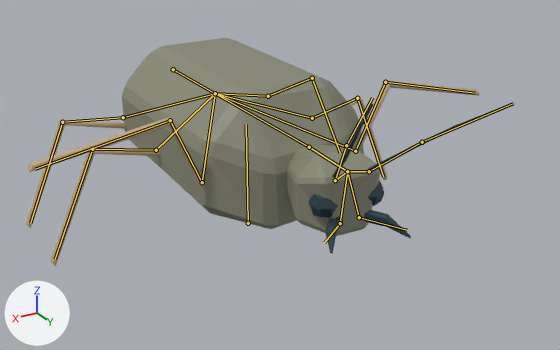
An edit to the Blender file assets/blender/bug3.blend, drawn before and after from the same camera.
One viewpoint serves both versions: a 50 mm lens placed at (0.983, 1.823, 1.043), pointed at (0.034, 0.241, 0.252). The axes (+X, +Y, +Z) are drawn at lower left. The lights are the same throughout. The first picture is the older version. Both versions are drawn at frame 12 of the action 'attack'; the numbers are the values there. The bones that bend it are drawn over the model as lines.

Names of what the first picture shows: 'madible1'.
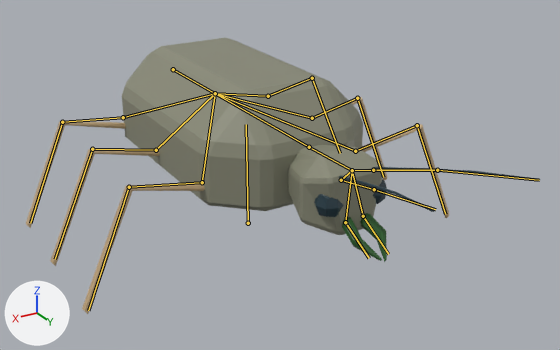
Changed parts and their boxes (x1, y1, x2, y2) in the pictures (560 x 350 px):
'madible1', posed (21% taller)
    before: (26, 38, 515, 266)
    after: (26, 38, 540, 314)
bone 'Bone.025', root to tip
    before: (202, 182) to (170, 120)
    after: (202, 182) to (129, 187)
bone 'Bone.019', root to tip
    before: (355, 151) to (385, 82)
    after: (355, 151) to (417, 125)
bone 'Bone.008', root to tip
    before: (309, 147) to (347, 171)
    after: (309, 147) to (352, 170)
bone 'Bone.013', root to tip
    before: (335, 180) to (346, 145)
    after: (341, 180) to (374, 189)
bone 'Bone.011', root to tip
    before: (369, 171) to (422, 142)
    after: (373, 170) to (437, 170)
bone 'Bone.018', root to tip
    before: (359, 217) to (407, 230)
    after: (363, 216) to (388, 254)
bone 'Bone.017', root to tip
    before: (340, 223) to (324, 242)
    after: (345, 222) to (369, 258)

The change in detail:
Bone 'Bone.025' (bone_bone_025) turns from (57, 0, 0) to (0, 0, 0) degrees about its own x, y and z.
Bone 'Bone.019' (bone_bone_019) turns from (53, 3, -9) to (-1, -4, -5) degrees about its own x, y and z.
Bone 'Bone.008' (bone_bone_008) turns from (0, 0, -4) to (0, 0, 0) degrees about its own x, y and z.
Bone 'Bone.013' (bone_bone_013) turns from (29, -15, -14) to (0, 0, 0) degrees about its own x, y and z.
Bone 'Bone.011' (bone_bone_011) turns from (21, 19, 9) to (0, 0, 0) degrees about its own x, y and z.
Bone 'Bone.018' (bone_bone_018) turns from (14, 4, 49) to (0, 0, 0) degrees about its own x, y and z.
Bone 'Bone.017' (bone_bone_017) turns from (23, -11, -58) to (0, 0, 0) degrees about its own x, y and z.
